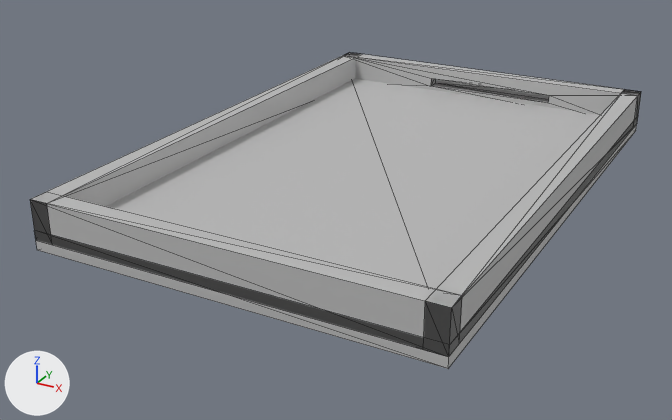
The FBX model AirSmasher/Assets/Table.fbx as it was, and as the next commit left it.
Both versions are drawn from a 50 mm camera at (0.0973, -0.2087, 0.0855) aimed at (-0.0116, -0.0107, -0.0135). Lighting does not change. The marker at lower left points along +X, +Y and +Z. Mesh edges are drawn as thin lines. Where no turn or scale is listed for an object, it has been applied to the vertices. Vertices at the same position are counted once.

Script lines for the objects in view, before the commit:
```python
me_mesh = bpy.data.meshes.new('Mesh')
me_mesh.from_pydata(...)  # 40 vertices, 76 faces; spans x -0.05..0.05, y -0.075..0.075, z -0.0063..0.0063
me_mesh.materials.append(mat_lambert1)  # grey #bcbcbc
ob_pasted__pasted__pcube3 = bpy.data.objects.new('pasted__pasted__pCube3', me_mesh)
ob_pasted__pasted__pcube3.location = (-0.0033, 0.0, -0.0012)
```
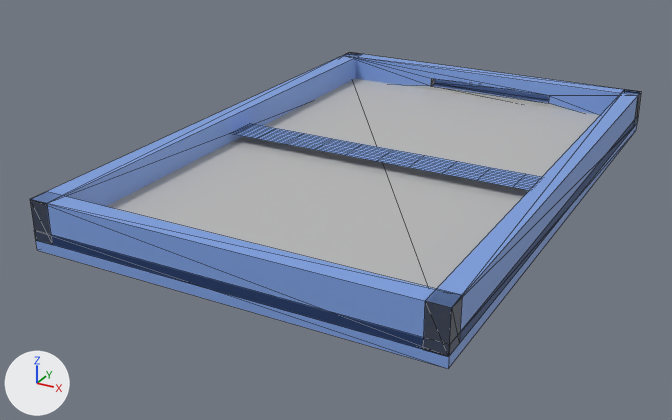
Where the change shows, as pixel boxes (x1, y1, x2, y2) in the pictures (672 x 420 px):
part 1 of me_mesh, added (blue): after (231, 124, 542, 190)
part 2 of me_mesh, recoloured (grey to blue): (30, 52, 641, 369) in both

Edits to the bpy script that builds the scene:
```text
Add mat_lambert3:
    mat_lambert3 = principled_material('lambert3')
    mat_lambert3.base_color = (0.209, 0.354, 0.76)  # blue #7ea1e2
Change me_mesh:
    used by ob_pasted__pasted__pcube3; location = (-0.0033, 0.0, -0.0012)
    remove me_mesh.from_pydata(...)  # 40 vertices, 76 faces; spans x -0.05..0.05, y -0.075..0.075, z -0.0063..0.0063
    add me_mesh.from_pydata(...)  # 161 vertices, 176 faces; spans x -0.05..0.05, y -0.075..0.075, z -0.0063..0.0063
    me_mesh part 1: a new loose piece of 121 vertices spanning x -0.0456..0.0467, y -0.005..0.005, z 0.0012..0.0013, in mat_lambert3 (blue #7ea0e2)
    me_mesh part 2: 41 faces spanning x -0.05..0.05, y -0.075..0.075, z -0.0063..0.0063 switch from mat_lambert1 (grey #bcbcbc) to mat_lambert3 (blue #7ea0e2)
```
